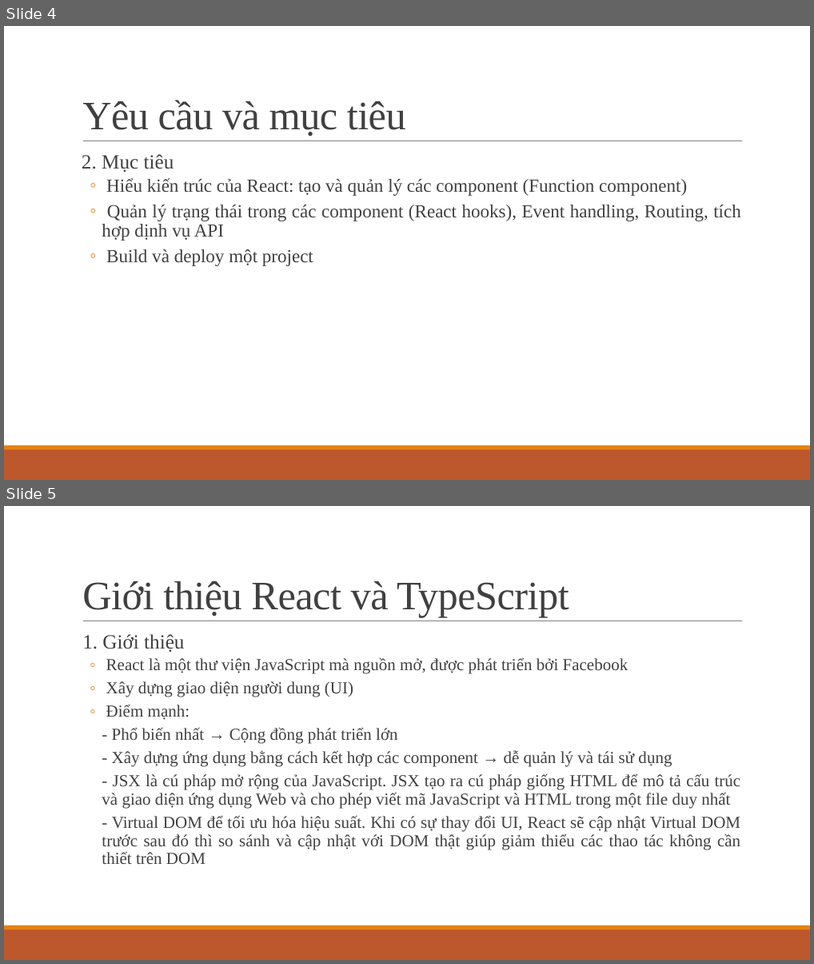
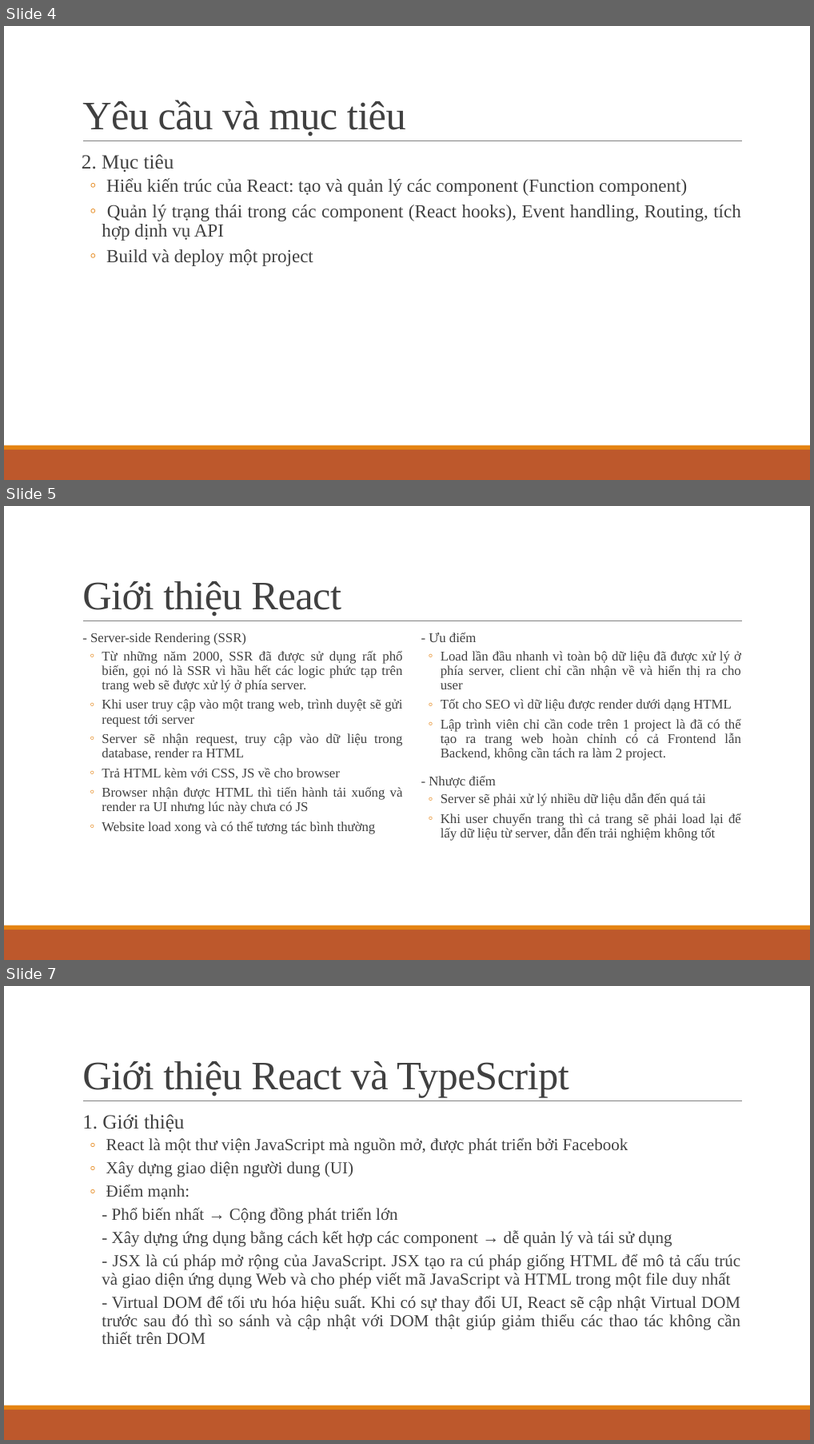
Before and after one commit to ddinhftieens/tranning-react, a slide deck: react_ts.pptx. Shown one above the other, each under a label of ours: slides 4 and 5 before the commit, slides 4, 5 and 7 after it; the slides between them are not shown. The pictures are 814x964 and 814x1444 pixels, drawn with LibreOffice and Linux fonts; fonts in the diff are those of the drawing. Boxes give left, top, right and bottom in pixels: in the first picture for what was removed or moved away, otherwise in the second. Text is boxed around its words. In the diff, an @@ line names an element or a change of style, - is before the commit and + after.

```diff
--- a/react_ts.pptx
+++ b/react_ts.pptx
@@ slide 5 added at (4, 506, 810, 960), background #FFFFFF; not listed: 3 template elements that a slide beside it also shows @@
@@ title added at (82, 581, 342, 616), 48 pt, text #404040 @@
+Giới thiệu React
@@ text added at (90, 632, 403, 834), 16 pt, text #404040 @@
+  - Server-side Rendering (SSR)
+  ◦ Từ những năm 2000, SSR đã được sử dụng rất phổ biến, gọi nó là SSR vì hầu hết các logic phức tạp trên trang web sẽ được xử lý ở phía server.
+  ◦ Khi user truy cập vào một trang web, trình duyệt sẽ gửi request tới server
+  ◦ Server sẽ nhận request, truy cập vào dữ liệu trong database, render ra HTML
+  ◦ Trả HTML kèm với CSS, JS về cho browser
+  ◦ Browser nhận được HTML thì tiến hành tải xuống và render ra UI nhưng lúc này chưa có JS
+  ◦ Website load xong và có thể tương tác bình thường
@@ text added at (429, 632, 742, 840), 16 pt, text #404040 @@
+  - Ưu điểm
+  ◦ Load lần đầu nhanh vì toàn bộ dữ liệu đã được xử lý ở phía server, client chỉ cần nhận về và hiển thị ra cho user
+  ◦ Tốt cho SEO vì dữ liệu được render dưới dạng HTML
+  ◦ Lập trình viên chỉ cần code trên 1 project là đã có thể tạo ra trang web hoàn chỉnh có cả Frontend lẫn Backend, không cần tách ra làm 2 project.
+  - Nhược điểm
+  ◦ Server sẽ phải xử lý nhiều dữ liệu dẫn đến quá tải
+  ◦ Khi user chuyển trang thì cả trang sẽ phải load lại để lấy dữ liệu từ server, dẫn đến trải nghiệm không tốt
@@ what was slide 5 is now slide 7 @@
```
Also in this commit, not shown: 1 other slide added.
